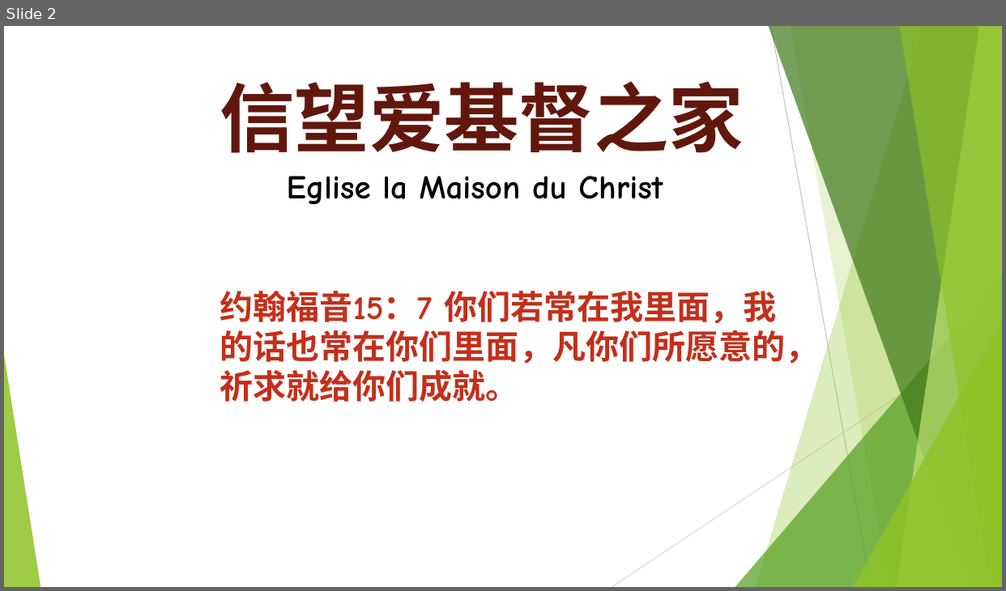
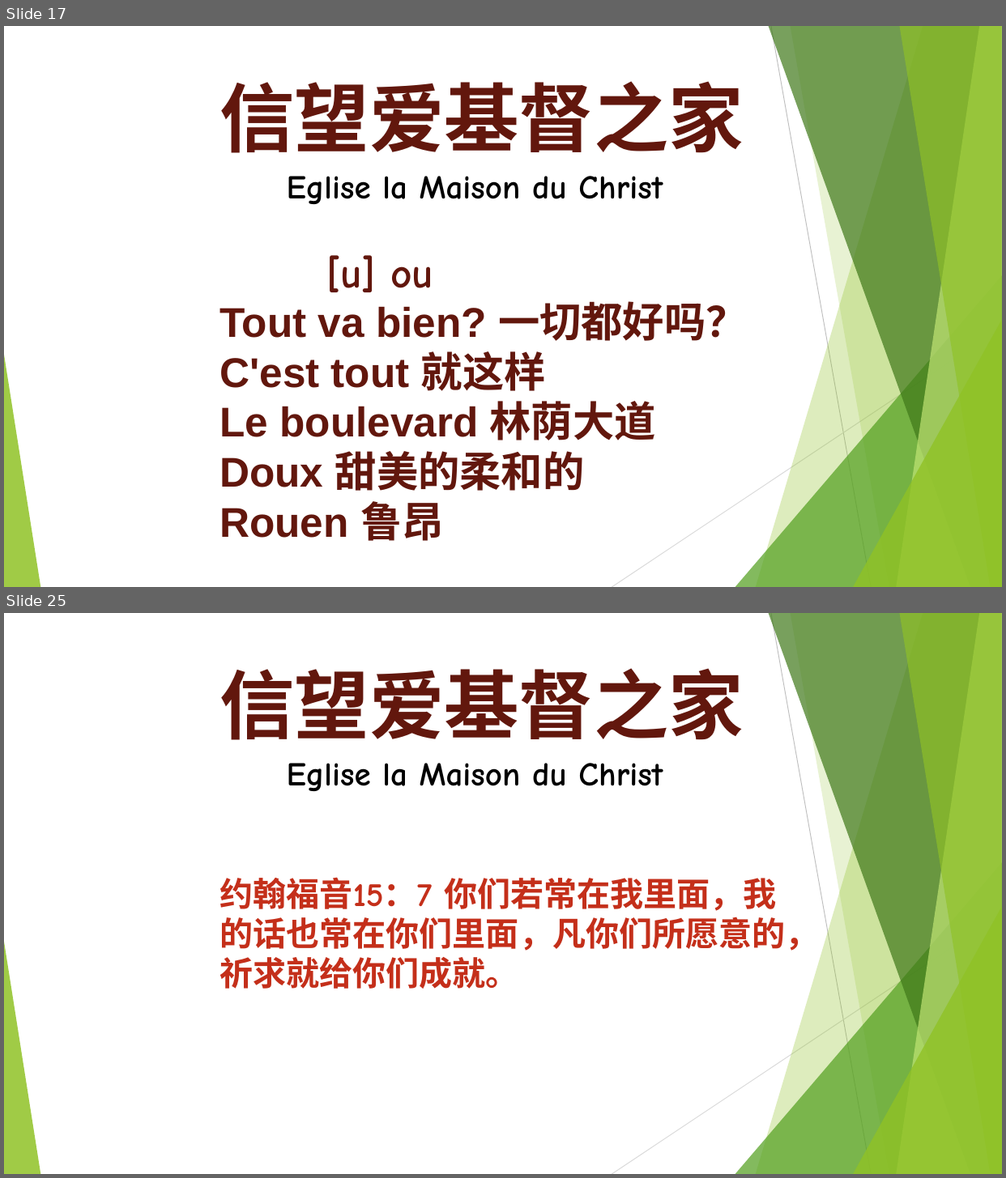
Before and after one commit to WANGZijian1994/SildePPT, a slide deck: 2026-03-01 法语课.pptx. Shown one above the other, each under a label of ours: slide 2 before the commit, slides 17 and 25 after it; the slides between them are not shown. The pictures are 1006x591 and 1006x1178 pixels, drawn with LibreOffice and Linux fonts; fonts in the diff are those of the drawing. Boxes give left, top, right and bottom in pixels: in the first picture for what was removed or moved away, otherwise in the second. Text is boxed around its words. In the diff, an @@ line names an element or a change of style, - is before the commit and + after.

```diff
--- a/2026-03-01 法语课.pptx
+++ b/2026-03-01 法语课.pptx
@@ slide 17 added at (x1=4, y1=26, x2=1002, y2=587), background #FFFFFF; not listed: 10 template elements that a slide beside it also shows @@
@@ text added at (x1=219, y1=81, x2=748, y2=541), 40 pt, text #62170D, bold @@
+信望爱基督之家
+Eglise la Maison du Christ
+[u] ou
+Tout va bien? 一切都好吗？
+C'est tout 就这样
+Le boulevard 林荫大道
+Doux 甜美的柔和的
+Rouen 鲁昂
@@ what was slide 2 is now slide 25 @@
```
Also in this commit, not shown: 1 slide changed, 22 other slides added, 2 other files.
